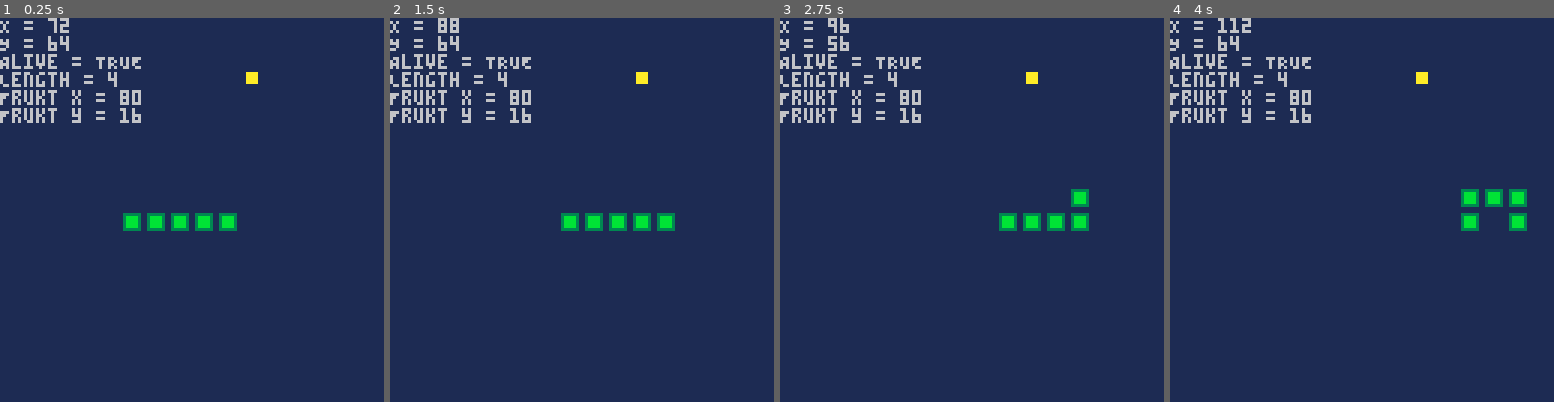
Above: before the commit, frames 1-4 (left to right).
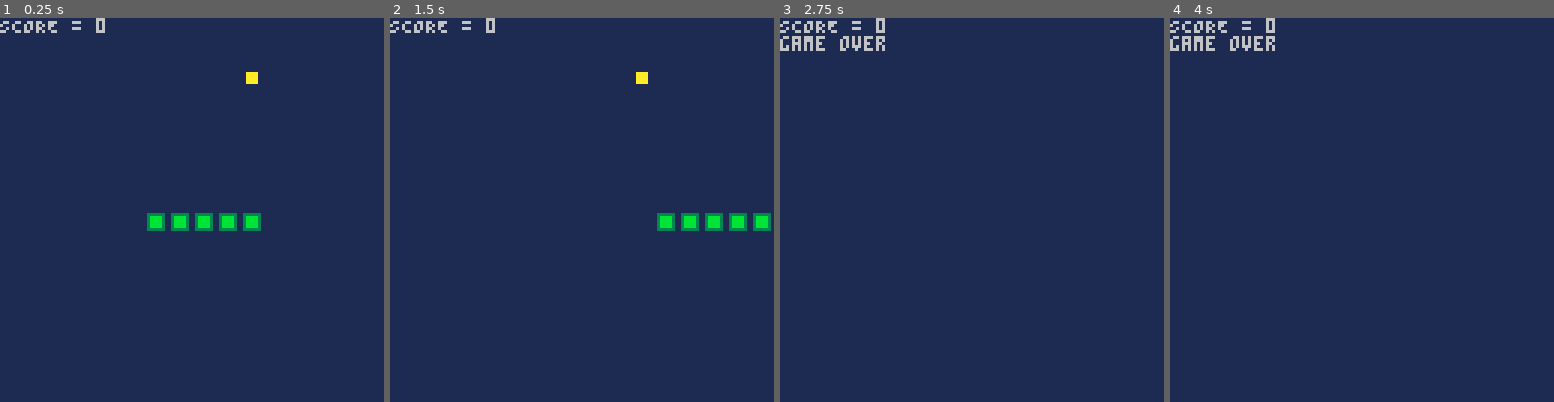
Above: after the commit, the same moments.

Repository: kakardo/Pico-8
Game: PICO-8 cartridge snake.p8
Two runs of this game, one before a commit and one after it. Both use one fixed random seed, a clock stepped at 60 frames per second and the inputs below.
Inputs:
- Up to frame 1 (0.25 s): no input
- Up to frame 2 (1.5 s): tap X (X key) at 0.33, 1.07 s; tap O (Z key) at 0.7 s
- Up to frame 3 (2.75 s): hold Right 1.6-2.1 s; tap O (Z key) at 1.7, 2.1, 2.5 s; tap X (X key) at 1.85 s; hold Up 2.15-2.42 s; hold Right from 2.47 s (still down)
- Up to frame 4 (4 s): tap O (Z key) at 2.9, 3.3, 3.7 s; tap X (X key) at 2.97 s; release Right at 3.03 s; hold Left 3.08-3.58 s; hold Down 3.63-3.97 s

The runs differ from the first frame. In frame 1, 3.0% of the frame differs, in the area x 0-68%, y 0-56%; in frame 2, 4.3%, in the area x 0-100%, y 0-56%; in frame 3, 4.0%; in frame 4, 4.0%.

Commit message:
Score board implemented

Diff:
--- a/fruit.lua
+++ b/fruit.lua
@@ -14,7 +14,7 @@
 end
 
 function draw_fruit()
-	spr(10,fruit.x,fruit.y)
+	spr(1,fruit.x,fruit.y)
 end
 
 function spawn_fruit()
@@ -28,6 +28,7 @@
 		body.x[body.segments] = fruit.x
 		body.y[body.segments] = fruit.y
 
+		score += 10
 		spawn_fruit()
 	end
 end
--- a/main.lua
+++ b/main.lua
@@ -3,12 +3,12 @@
 
 	Features
 	- No going backwards into body.
+	- Scoreboard.
 
 	Visuals
 
 	TODO
 	- No fruit spawn untop of the snake.
-	- Scoreboard.
 	- Increase speed at certain lengths.
 	- Possibility to dash for higher score.
 	- [VISUAL] Game over screen.
@@ -31,8 +31,10 @@
 just_moved = false
 
 -- game loop tick
-tick_goal = 15
+tick_goal = 5
 tick_count = 0
+
+score = 0
 
 function _init()
 	init_head()
@@ -43,7 +45,8 @@
 
 function _update()
 	cls(1)
-	debug() -- Not part of ready game
+	print("SCORE = "..score)
+	-- debug() -- Not part of ready game
 	check_button_push()
 
 	if (just_moved == false) then
--- a/snake.lua
+++ b/snake.lua
@@ -50,12 +50,12 @@
 -- Draw snake with its table as reference.
 function draw_snake()
 	-- Draw head
-	spr(9,head.x,head.y)
+	spr(0,head.x,head.y)
 
 	-- Draw body
 	if body.segments > 0 then
 		for i = body.segments, 1, -1 do
-			spr(9,body.x[i],body.y[i])
+			spr(0,body.x[i],body.y[i])
 		end
 	end
 end
--- a/snake.p8
+++ b/snake.p8
@@ -16,11 +16,10 @@
 	end
 end
 __gfx__
-2222222288888888888888888a000000000000a8888888888a000000000000a8000000000000000000000000aaaaaaaa00000000000000000000000000000000
-200000028aaaaaaaaaaaaaa88a000000000000a8aaaaaaaa8a000000000000a8000000000333333000000000a000000a00000000000000000000000000000000
-207007028a000000000000a88a000000000000a8000000008a000000000000a80000000003bbbb3000aaaa00a000000a00000000000000000000000000000000
-200770028a000000000000a88a000000000000a8000000008a000000000000a80000000003bbbb3000aaaa00a000000a00000000000000000000000000000000
-200770028a000000000000a88a000000000000a8000000008a000000000000a80000000003bbbb3000aaaa00a000000a00000000000000000000000000000000
-207007028a000000000000a88a000000000000a8000000008a000000000000a80000000003bbbb3000aaaa00a000000a00000000000000000000000000000000
-200000028a000000000000a88aaaaaaaaaaaaaa8000000008a000000000000a8aaaaaaaa0333333000000000a000000a00000000000000000000000000000000
-222222228a000000000000a88888888888888888000000008a000000000000a8888888880000000000000000aaaaaaaa00000000000000000000000000000000
+00000000000000000000000000000000000000000000000000000000000000000000000000000000000000000000000000000000000000000000000000000000
+03333330000000000000000000000000000000000000000000000000000000000000000000000000000000000000000000000000000000000000000000000000
+03bbbb3000aaaa000000000000000000000000000000000000000000000000000000000000000000000000000000000000000000000000000000000000000000
+03bbbb3000aaaa000000000000000000000000000000000000000000000000000000000000000000000000000000000000000000000000000000000000000000
+03bbbb3000aaaa000000000000000000000000000000000000000000000000000000000000000000000000000000000000000000000000000000000000000000
+03bbbb3000aaaa000000000000000000000000000000000000000000000000000000000000000000000000000000000000000000000000000000000000000000
+03333330000000000000000000000000000000000000000000000000000000000000000000000000000000000000000000000000000000000000000000000000
